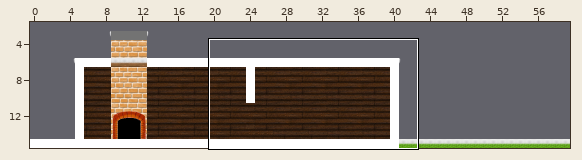
Tiled map (JSON): assets/levels/house1.json. Above: a wide view before the commit, with the close-up outlined.
Close-up. Before:
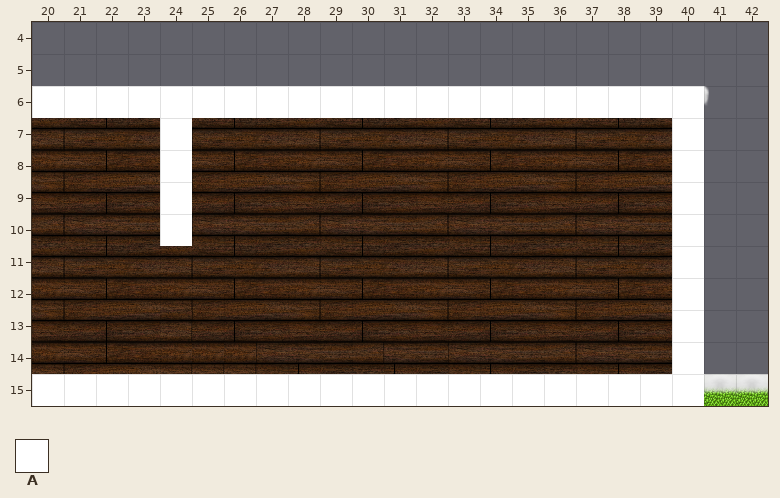
Cells are 32x32 px. Shown: x 20..42, y 4..15. The commit also changed other parts of the map, which this record leaves out.
Key: from "Simple": A 1.
_ is an empty cell.
Layers that did not change in this view are not listed.
Layer "Platforms" before, first column x 20:
 4 _______________________
 5 _______________________
 6 AAAAAAAAAAAAAAAAAAAAA__
 7 ____A_______________A__
 8 ____A_______________A__
 9 ____A_______________A__
10 ____A_______________A__
11 ____________________A__
12 ____________________A__
13 ____________________A__
14 ____________________A__
15 AAAAAAAAAAAAAAAAAAAAA__
After the commit:
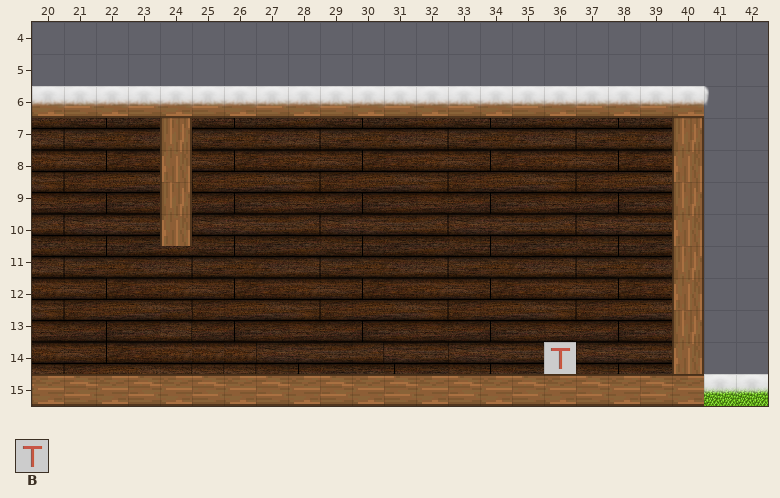
Further tiles: from "Simple": B 5.
Tiles of an added or newly shown layer are drawn over the layers below it.
Changes in this commit:
Layer "Platforms" (now hidden):
The edit erases tile A in row 6 at x 20 to 40; in rows 7 to 10 at x 24 and 40; in rows 11 to 14 at x 40; in row 15 at x 20 to 40.
Layer "Objects" (now shown):
Tile B now appears in row 14 at x 36.
Changed places in both close-ups, as pixel boxes (x1, y1, x2, y2):
changed: (32, 86, 704, 406)
